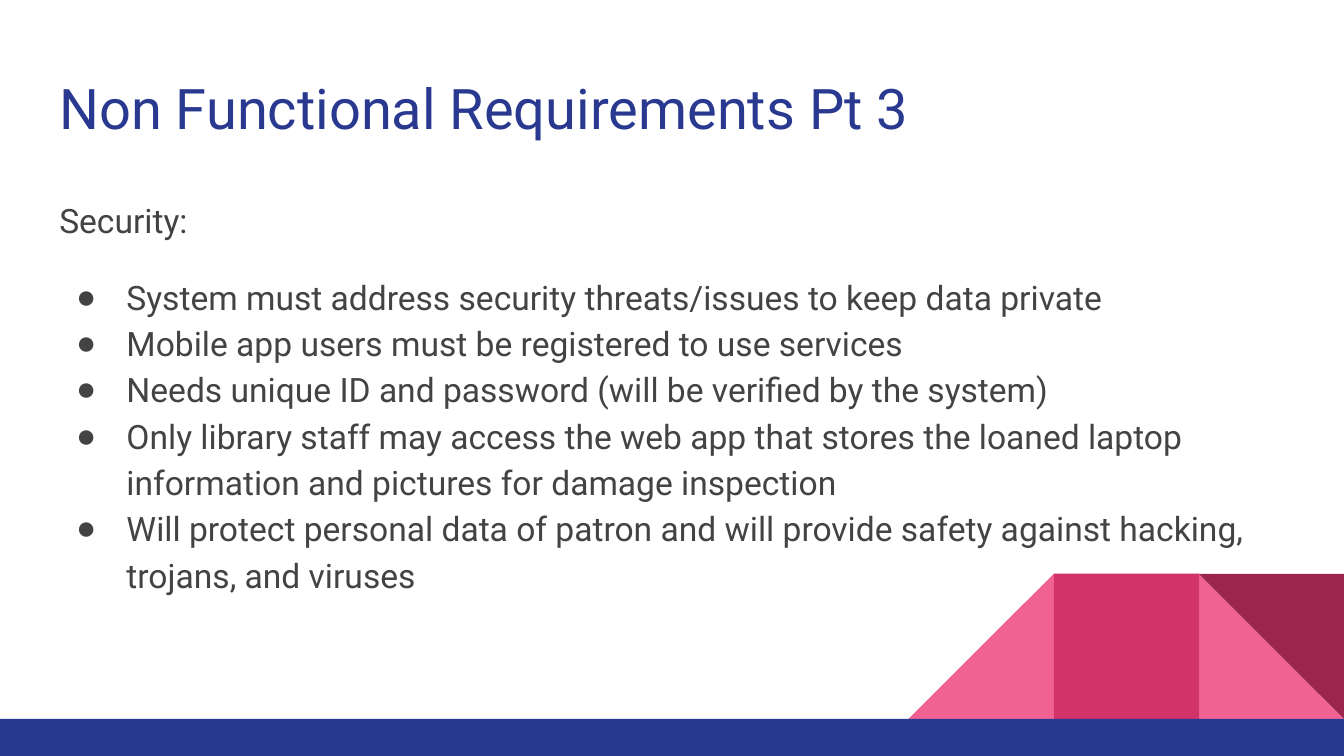
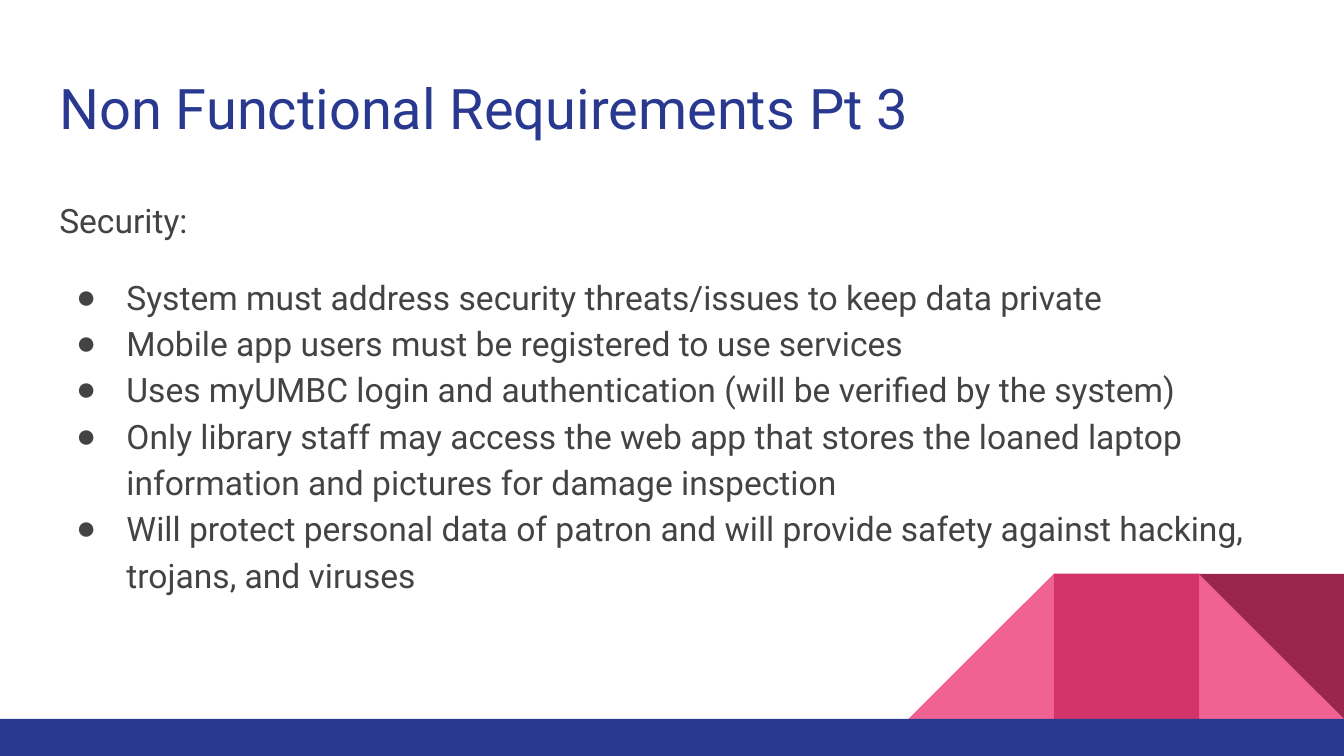
Before and after one commit to N-Roomi/A.O.K.-Laptop-Loan-System-Overhaul, a slide deck: slide 8 of Deliverable 2/A.O.K Laptop System Overhaul Deliverable 2.pptx. Drawn at 1344x756 pixels with LibreOffice and Linux fonts; fonts in the diff are those of the drawing. Boxes give left, top, right and bottom in pixels: in the first picture for what was removed or moved away, otherwise in the second. Text is boxed around its words. In the diff, an @@ line names an element or a change of style, - is before the commit and + after.

```diff
--- a/Deliverable 2/A.O.K Laptop System Overhaul Deliverable 2.pptx
+++ b/Deliverable 2/A.O.K Laptop System Overhaul Deliverable 2.pptx
@@ text at (x1=126, y1=375, x2=1174, y2=410): text changed @@
-● Needs unique ID and password (will be verified by the system)
+● Uses myUMBC login and authentication (will be verified by the system)
```
Also in this commit, not shown: 8 other slides changed, 2 slides added, 1 slide removed, 1 other file.
